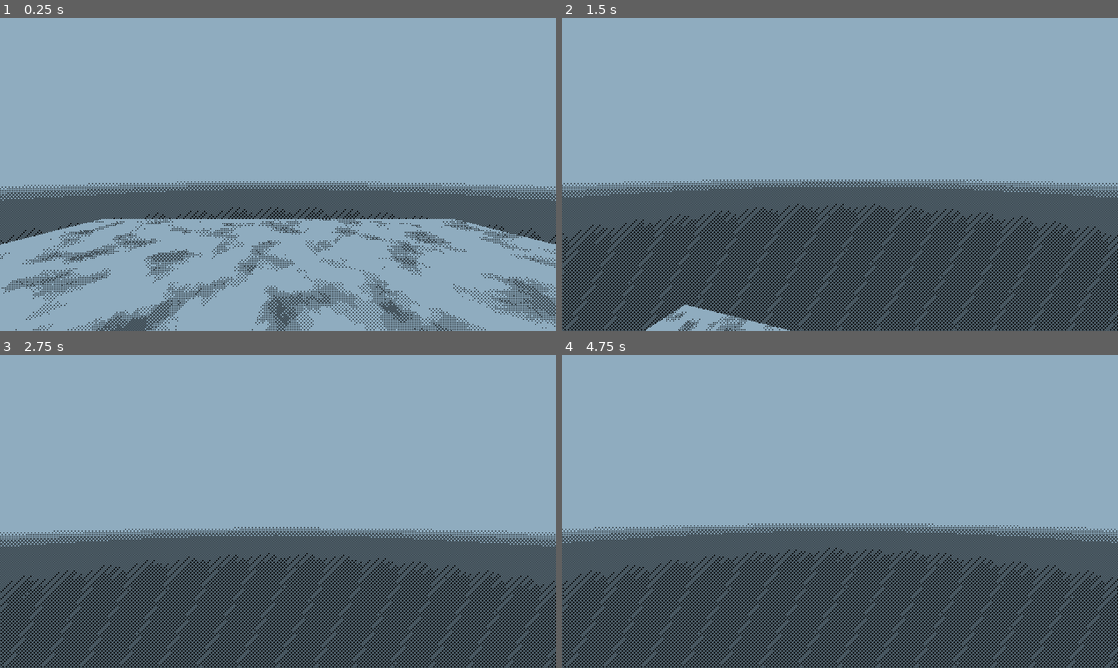
Above: before the commit, frames 1-4 (two rows, left to right).
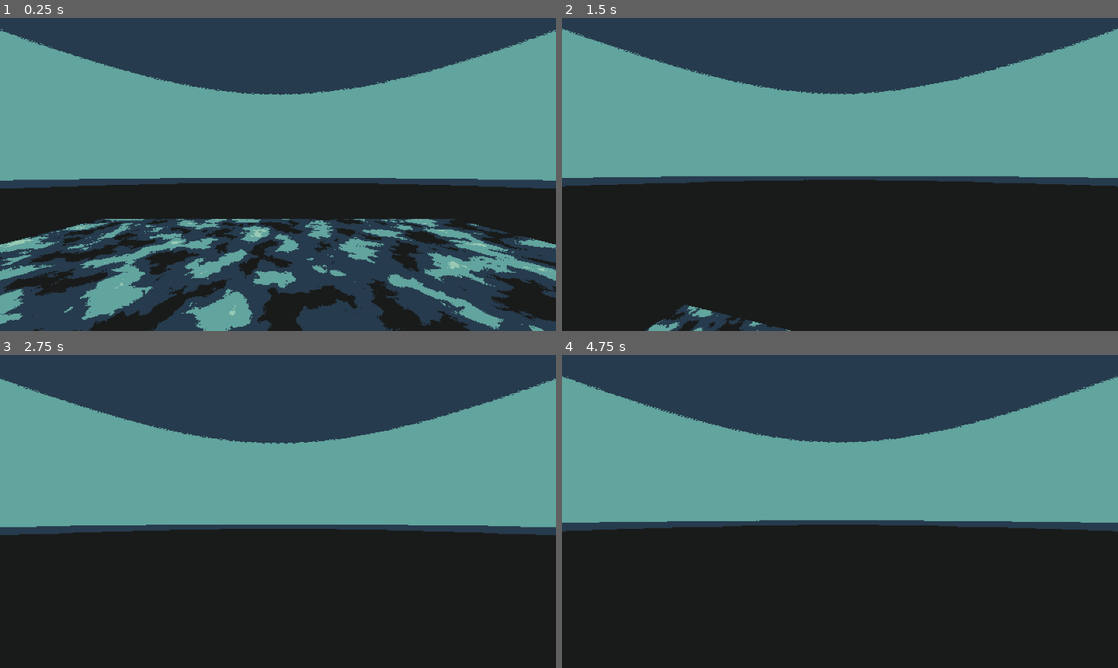
Above: after the commit, the same moments.

Repository: Bittorn/Godot-Starting-Line
Game: Godot game, scene res://scenes/testing_3d.tscn
Same seed, same stepped clock (60 frames per second), same inputs: the game is played once before the commit and once after it. This scene is started directly instead of the project's main scene.
Inputs (mouse positions are in pixels of both pictures, inside the frame that each line leads up to):
- Up to frame 1 (0.25 s): no input
- Up to frame 2 (1.5 s): move the mouse to (867, 174) at 0.52 s; hold C (crouch) 0.53-1.28 s; hold W (move_up) from 0.53 s (still down); tap Space (jump) at 0.77 s; move the mouse to (812, 174) at 1.27 s; tap Shift (sprint) at 1.35 s
- Up to frame 3 (2.75 s): keep holding W (move_up); tap Space (jump) at 1.52 s; move the mouse to (289, 505) at 2.02 s; hold Mouse wheel up (zoom_in) from 2.03 s (still down)
- Up to frame 4 (4.75 s): keep holding W (move_up); move the mouse to (834, 517) at 2.77 s; release Mouse wheel up (zoom_in) at 2.78 s; tap Mouse wheel down (zoom_out) at 2.85 s; tap Space (jump) at 3.02, 3.77, 4.52 s; move the mouse to (878, 514) at 3.52 s; hold C (crouch) 3.53-4.28 s; move the mouse to (795, 508) at 4.27 s; tap Shift (sprint) at 4.35 s

The runs differ from the first frame. In frame 1, 96% of the frame differs, in the area x 0-100%, y 0-100%; in frame 2, 89%; in frame 3, 90%; in frame 4, 89%.

Commit message:
multicolor dither shader

Diff:
--- a/scenes/testing_3d.tscn
+++ b/scenes/testing_3d.tscn
@@ -1,7 +1,7 @@
 [gd_scene format=3 uid="uid://dwiyt2w8u8uuc"]
 
 [ext_resource type="Script" uid="uid://c7aoxearmmiuh" path="res://components/3d/player_component.gd" id="1_nt187"]
-[ext_resource type="Material" uid="uid://dsxgllk1blkob" path="res://shaders/1bit_dither_shader.tres" id="2_yn1bu"]
+[ext_resource type="Material" uid="uid://dbbbwd00ub0kx" path="res://shaders/multicolor_dither_shader.tres" id="1_yn1bu"]
 
 [sub_resource type="ProceduralSkyMaterial" id="ProceduralSkyMaterial_nt187"]
 sky_horizon_color = Color(0.66224277, 0.6717428, 0.6867428, 1)
@@ -57,7 +57,7 @@
 shape = SubResource("ConcavePolygonShape3D_nt187")
 
 [node name="SubViewportContainer" type="SubViewportContainer" parent="." unique_id=1002831858]
-material = ExtResource("2_yn1bu")
+material = ExtResource("1_yn1bu")
 anchors_preset = 15
 anchor_right = 1.0
 anchor_bottom = 1.0
--- /dev/null
+++ b/shaders/multicolor_dither_shader.gdshader
@@ -0,0 +1,81 @@
+/*
+This shader is under MIT license. Feel free to use, improve and
+change this shader according to your needs and consider sharing
+the modified result to godotshaders.com.
+*/
+
+shader_type canvas_item;
+
+uniform sampler2D u_dither_tex;
+uniform sampler2D u_color_tex;
+
+uniform int u_bit_depth;
+uniform float u_contrast;
+uniform float u_offset;
+uniform int u_dither_size;
+
+void fragment()
+{
+	// sample the screen texture at the desired output resolution (according to u_dither_size)
+	// this will effectively pixelate the resulting output
+	vec2 screen_size = vec2(textureSize(TEXTURE, 0)) / float(u_dither_size);
+	vec2 screen_sample_uv = floor(UV * screen_size) / screen_size;
+	vec3 screen_col = texture(TEXTURE, screen_sample_uv).rgb;
+
+	// calculate pixel luminosity (https://stackoverflow.com/questions/596216/formula-to-determine-brightness-of-rgb-color)
+	float lum = (screen_col.r * 0.299) + (screen_col.g * 0.587) + (screen_col.b * 0.114);
+
+	// adjust with contrast and offset parameters
+	float contrast = u_contrast;
+	lum = (lum - 0.5 + u_offset) * contrast + 0.5;
+	lum = clamp(lum, 0.0, 1.0);
+
+	// reduce luminosity bit depth to give a more banded visual if desired
+	float bits = float(u_bit_depth);
+	lum = floor(lum * bits) / bits;
+
+	// to support multicolour palettes, we want to dither between the two colours on the palette
+	// which are adjacent to the current pixel luminosity.
+	// to do this, we need to determine which 'band' lum falls into, calculate the upper and lower
+	// bound of that band, then later we will use the dither texture to pick either the upper or
+	// lower colour.
+
+	// get the palette texture size mapped so it is 1px high (so the x value however many colour bands there are)
+	ivec2 col_size = textureSize(u_color_tex, 0);
+	col_size /= col_size.y;
+
+	float col_x = float(col_size.x) - 1.0; // colour boundaries is 1 less than the number of colour bands
+	float col_texel_size = 1.0 / col_x; // the size of one colour boundary
+
+	lum = max(lum - 0.00001, 0.0); // makes sure our floor calculation below behaves when lum == 1.0
+	float lum_lower = floor(lum * col_x) * col_texel_size;
+	float lum_upper = (floor(lum * col_x) + 1.0) * col_texel_size;
+	float lum_scaled = lum * col_x - floor(lum * col_x); // calculates where lum lies between the upper and lower bound
+
+	// map the dither texture onto the screen. there are better ways of doing this that makes the dither pattern 'stick'
+	// with objects in the 3D world, instead of being mapped onto the screen. see lucas pope's details posts on how he
+	// achieved this in Obra Dinn: https://forums.tigsource.com/index.php?topic=40832.msg1363742#msg1363742
+	ivec2 noise_size = textureSize(u_dither_tex, 0);
+	vec2 inv_noise_size = vec2(1.0 / float(noise_size.x), 1.0 / float(noise_size.y));
+	vec2 noise_uv = UV * inv_noise_size * vec2(float(screen_size.x), float(screen_size.y));
+	float threshold = texture(u_dither_tex, noise_uv).r;
+
+	// adjust the dither slightly so min and max aren't quite at 0.0 and 1.0
+	// otherwise we wouldn't get fullly dark and fully light dither patterns at lum 0.0 and 1.0
+	threshold = threshold * 0.99 + 0.005;
+
+	// the lower lum_scaled is, the fewer pixels will be below the dither threshold, and thus will use the lower bound colour,
+	// and vice-versa
+	float ramp_val = lum_scaled < threshold ? 0.0f : 1.0f;
+	// sample at the lower bound colour if ramp_val is 0.0, upper bound colour if 1.0
+	float col_sample = mix(lum_lower, lum_upper, ramp_val);
+	vec3 final_col = texture(u_color_tex, vec2(col_sample, 0.5)).rgb;
+
+	// return the final colour!
+	COLOR.rgb = final_col;
+}
+
+//void light() {
+//	// Called for every pixel for every light affecting the CanvasItem.
+//	// Uncomment to replace the default light processing function with this one.
+//}
--- /dev/null
+++ b/shaders/multicolor_dither_shader.tres
@@ -0,0 +1,12 @@
+[gd_resource type="ShaderMaterial" format=3 uid="uid://dbbbwd00ub0kx"]
+
+[ext_resource type="Shader" uid="uid://b8jko16jloeji" path="res://shaders/multicolor_dither_shader.gdshader" id="1_e7hbk"]
+[ext_resource type="Texture2D" uid="uid://cmd7duoooqs0k" path="res://shaders/multicolor_texture_3.png" id="2_hunjl"]
+
+[resource]
+shader = ExtResource("1_e7hbk")
+shader_parameter/u_color_tex = ExtResource("2_hunjl")
+shader_parameter/u_bit_depth = 3
+shader_parameter/u_contrast = 1.6
+shader_parameter/u_offset = 0.0
+shader_parameter/u_dither_size = 2
Binary file added: shaders/dither_matrix.png
Not shown, added: shaders/dither_matrix.png.import
Not shown, added: shaders/multicolor_dither_shader.gdshader.uid
Binary file added: shaders/multicolor_texture_1.png
Not shown, added: shaders/multicolor_texture_1.png.import
Binary file added: shaders/multicolor_texture_2.png
Not shown, added: shaders/multicolor_texture_2.png.import
Binary file added: shaders/multicolor_texture_3.png
Not shown, added: shaders/multicolor_texture_3.png.import
